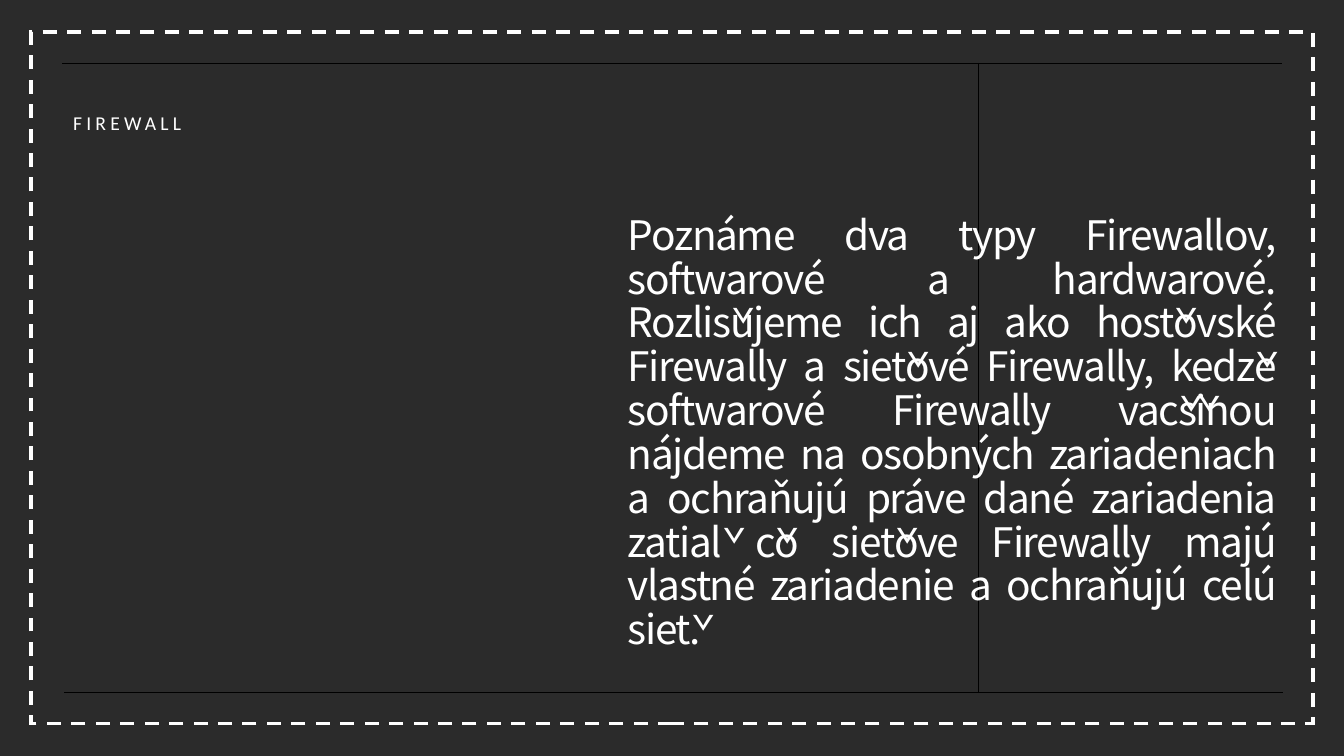
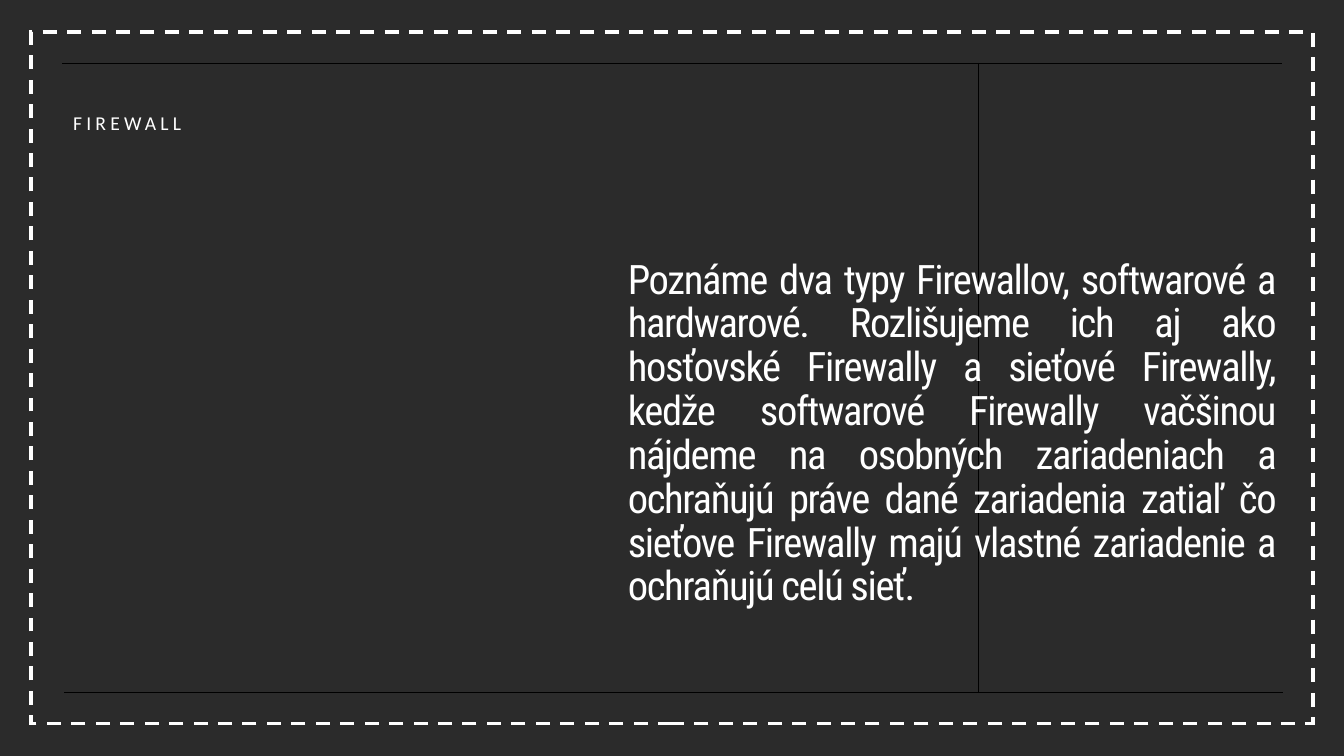
Before and after one commit to noobissk/Michal.Halagacka.Rocnikova, a slide deck: slide 7 of Produkt_UPDATE.pptx. Drawn at 1344x756 pixels with LibreOffice and Linux fonts; fonts in the diff are those of the drawing; background and template pictures are left out; a plain dark background stands for a picture behind light text. Boxes give left, top, right and bottom in pixels: in the first picture for what was removed or moved away, otherwise in the second. Text is boxed around its words. In the diff, an @@ line names an element or a change of style, - is before the commit and + after.

```diff
--- a/Produkt_UPDATE.pptx
+++ b/Produkt_UPDATE.pptx
@@ title "Poznáme dva typy Firewallov, softwarové ..." at box(628, 257, 1277, 609): font Noto Sans CJK KR to Roboto Condensed @@
```
Also in this commit, not shown: 3 other slides changed, 4 slides added, 3 other files.
